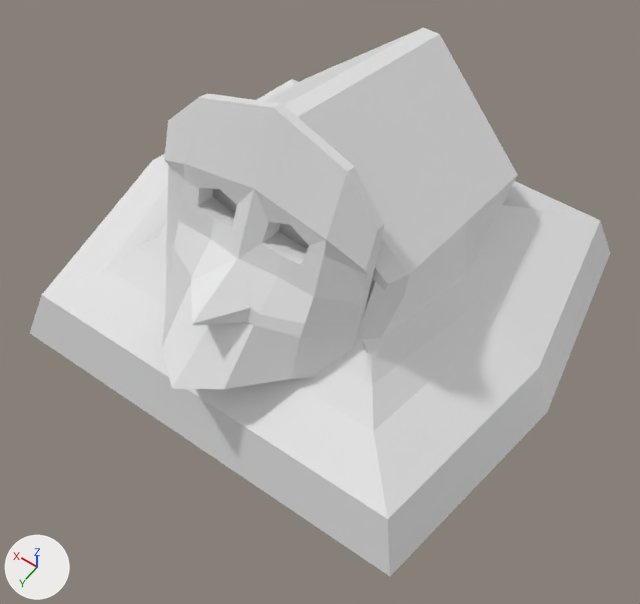
Before and after pictures for a commit that changed the FBX model Assets/[0] Imported/[0] 3D/Cloaked-Guy-Dead.fbx.
The view is the same before and after, from a 50 mm camera at (-0.801, 1.252, 1.829) aimed at (-0.088, 0.254, 0.261). The lights are fixed; the arrows at lower left show +X, +Y and +Z. The older version comes first. Materials are left out; every surface is plain grey. Where no turn or scale is listed for an object, it has been applied to the vertices.

Names of what the first picture shows: 'Mask.001'.
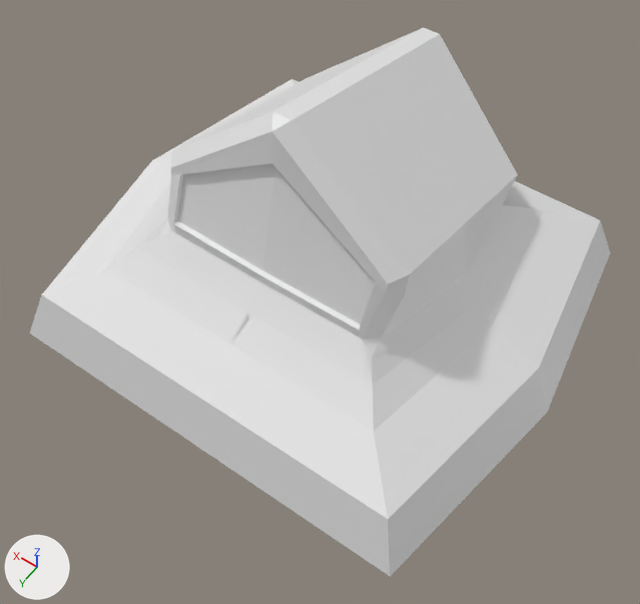
Commit message: Fixed Visual Issues

What differs and where, as boxes [x1, y1, x2, y2] in the pictures (640 x 604 px):
part 1 of me_cube_017, deleted
    before: [162, 93, 385, 389]

The change in detail:
me_cube_017 is used by ob_mask_001; location (0.0, 0.0, 0.0).
me_cube_017 had 224 vertices, 220 faces and spanned x -0.61..0.631, y -0.447..0.64, z 0.031..0.781.
me_cube_017 now has 99 vertices, 92 faces and spans x -0.61..0.631, y -0.447..0.623, z 0.031..0.75.
me_cube_017 part 1: the loose piece of 125 vertices spanning x -0.249..0.26, y 0.247..0.64, z 0.261..0.781 is deleted.
